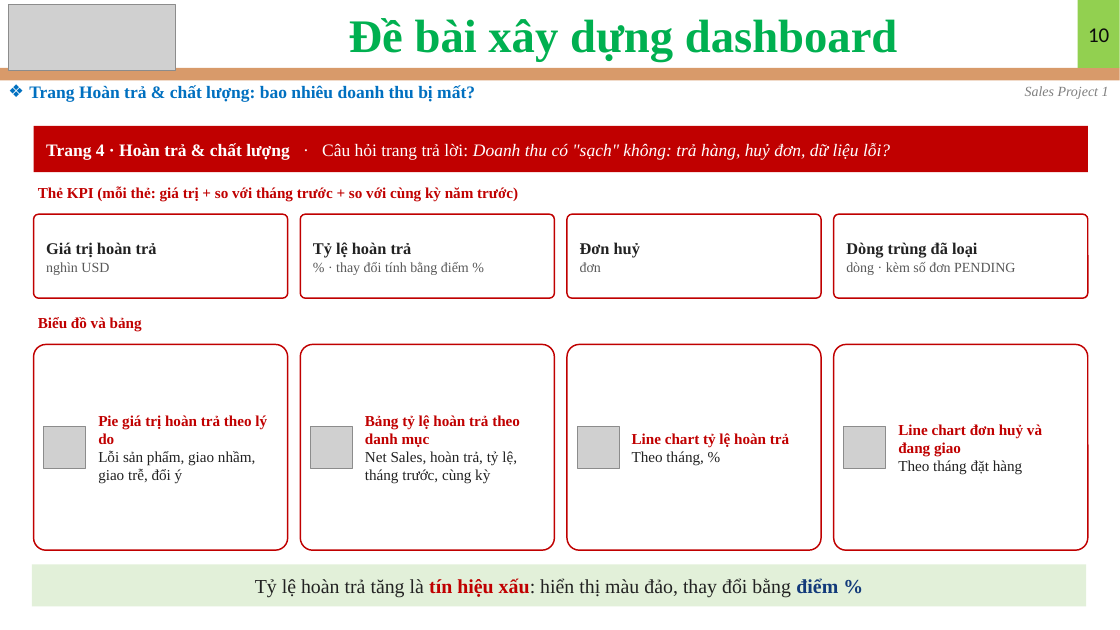
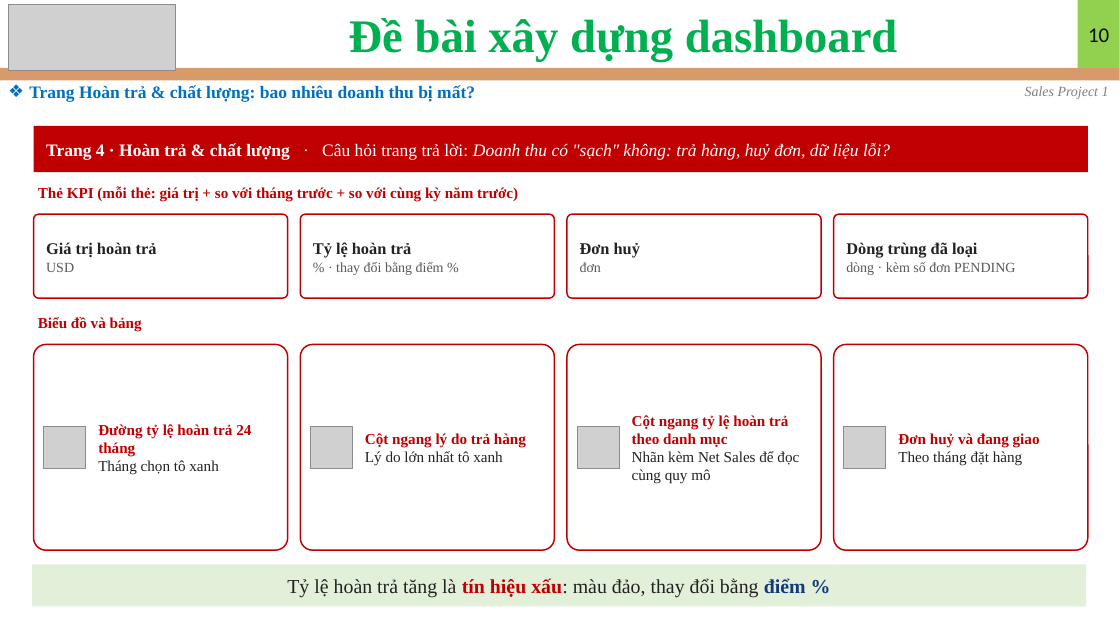
Before and after one commit to nguyennguyenphuc/eDA-Mentor, a slide deck: slide 10 of Sales/Sales Data/Project 1/Slide_Project_1.pptx. Drawn at 1120x630 pixels with LibreOffice and Linux fonts; fonts in the diff are those of the drawing; grey boxes stand for pictures. Boxes give left, top, right and bottom in pixels: in the first picture for what was removed or moved away, otherwise in the second. Text is boxed around its words. In the diff, an @@ line names an element or a change of style, - is before the commit and + after.

```diff
--- a/Sales/Sales Data/Project 1/Slide_Project_1.pptx
+++ b/Sales/Sales Data/Project 1/Slide_Project_1.pptx
@@ text at [46,263,74,272]: text changed @@
-nghìn USD
+USD
@@ text at [336,262,444,275]: text changed @@
-% · thay đổi tính bằng điểm %
+% · thay đổi bằng điểm %
@@ text at [632,415,799,484]: text changed @@
-Line chart tỷ lệ hoàn trả
-Theo tháng, %
+Cột ngang tỷ lệ hoàn trả theo danh mục
+Nhãn kèm Net Sales để đọc cùng quy mô
@@ text at [98,424,251,475]: text changed; text colour #222222 to #C00000; bold on @@
-Pie giá trị hoàn trả theo lý do
-Lỗi sản phẩm, giao nhầm, giao trễ, đổi ý
+Đường tỷ lệ hoàn trả 24 tháng
+Tháng chọn tô xanh
@@ text at [365,433,526,466]: text changed; text colour #222222 to #C00000; bold on @@
-Bảng tỷ lệ hoàn trả theo danh mục
-Net Sales, hoàn trả, tỷ lệ, tháng trước, cùng kỳ
+Cột ngang lý do trả hàng
+Lý do lớn nhất tô xanh
@@ text at [898,433,1040,448]: text changed @@
-Line chart đơn huỷ và đang giao
+Đơn huỷ và đang giao
@@ text in rectangle at [287,578,806,598]: text changed @@
-Tỷ lệ hoàn trả tăng là tín hiệu xấu: hiển thị màu đảo, thay đổi bằng điểm %
+Tỷ lệ hoàn trả tăng là tín hiệu xấu: màu đảo, thay đổi bằng điểm %
```
Also in this commit, not shown: 10 other slides changed, 1 slide added, 57 other files.
